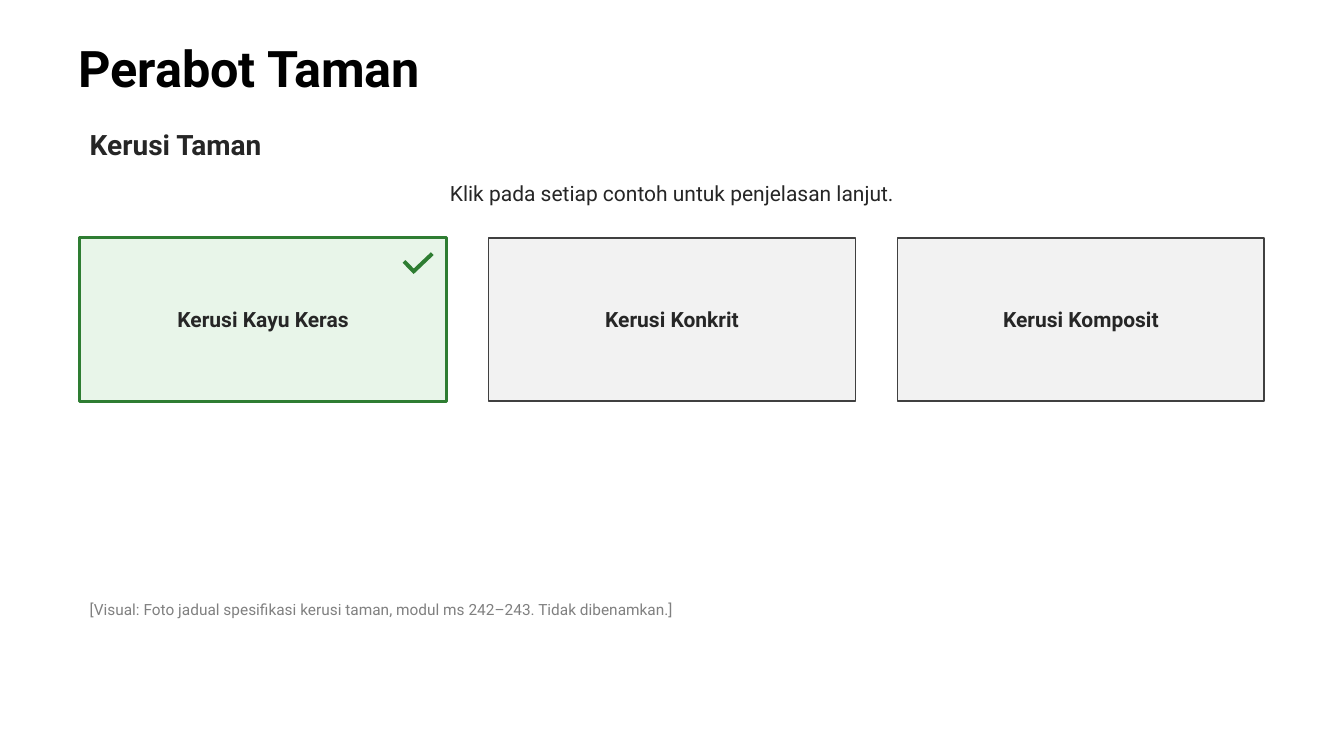
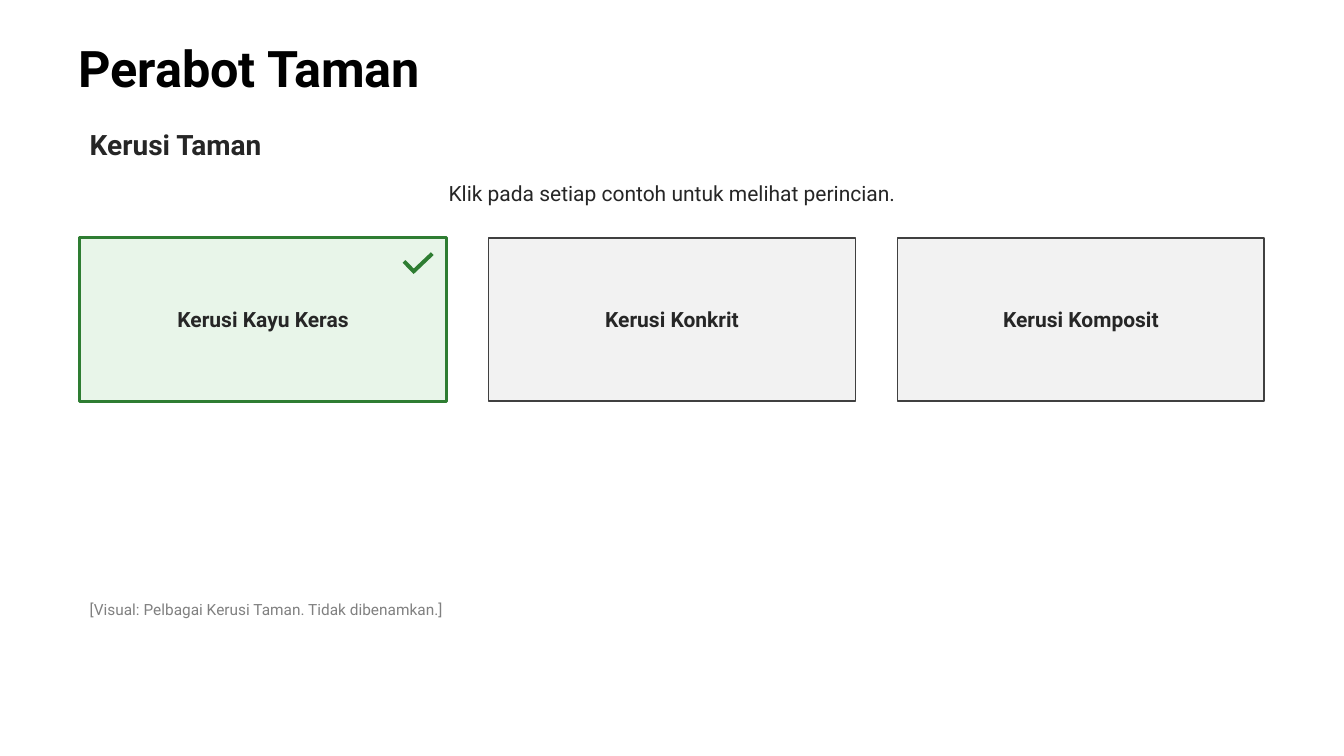
Before and after one commit to fidos777/slide-interaction-layer, a slide deck: slide 22 of reviews/source-completion/K5PL06T03B02_v0_4_THREE_FAMILY_PROOF.pptx. Drawn at 1344x756 pixels with LibreOffice and Linux fonts; fonts in the diff are those of the drawing. Boxes give left, top, right and bottom in pixels: in the first picture for what was removed or moved away, otherwise in the second. Text is boxed around its words. In the diff, an @@ line names an element or a change of style, - is before the commit and + after.

```diff
--- a/reviews/source-completion/K5PL06T03B02_v0_4_THREE_FAMILY_PROOF.pptx
+++ b/reviews/source-completion/K5PL06T03B02_v0_4_THREE_FAMILY_PROOF.pptx
@@ text at box(449, 185, 895, 206): text changed @@
-Klik pada setiap contoh untuk penjelasan lanjut.
+Klik pada setiap contoh untuk melihat perincian.
@@ text at box(90, 602, 443, 618): text changed @@
-[Visual: Foto jadual spesifikasi kerusi taman, modul ms 242–243. Tidak dibenamkan.]
+[Visual: Pelbagai Kerusi Taman. Tidak dibenamkan.]
```
Also in this commit, not shown: 26 other slides changed, 1 other file.
